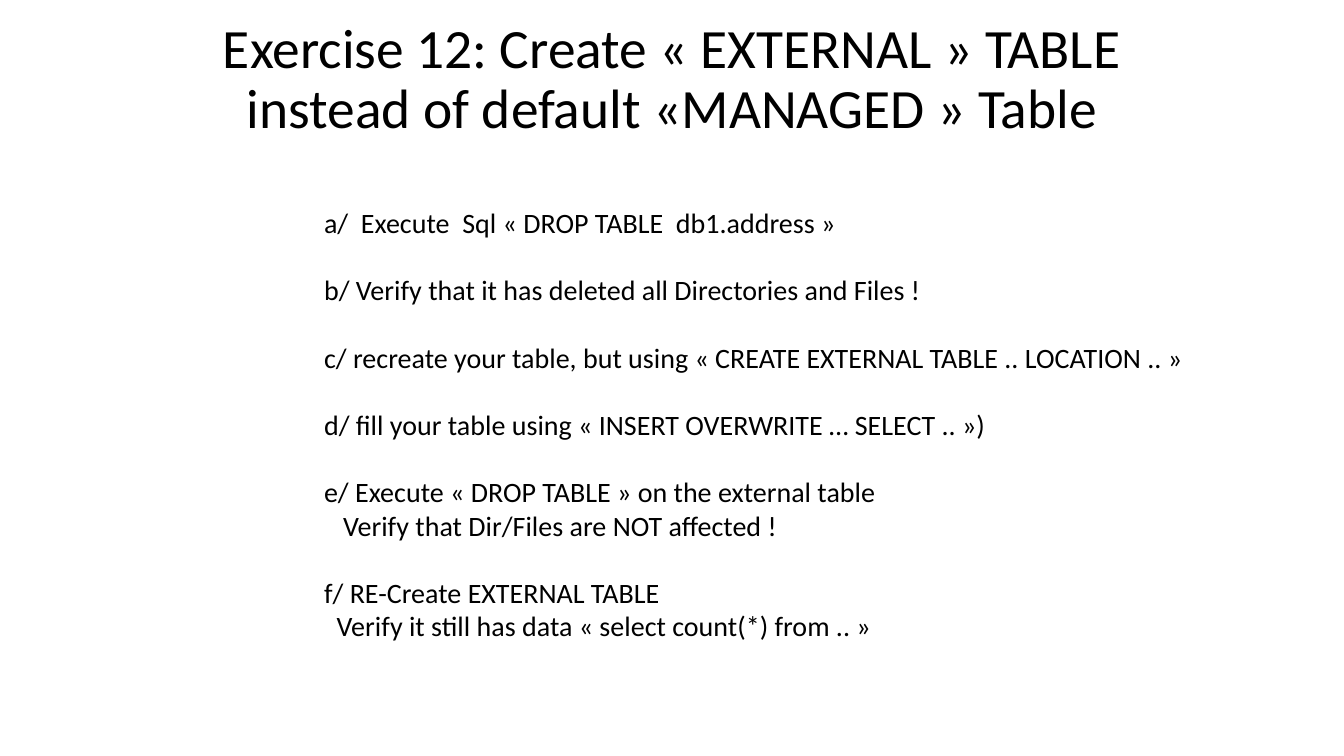
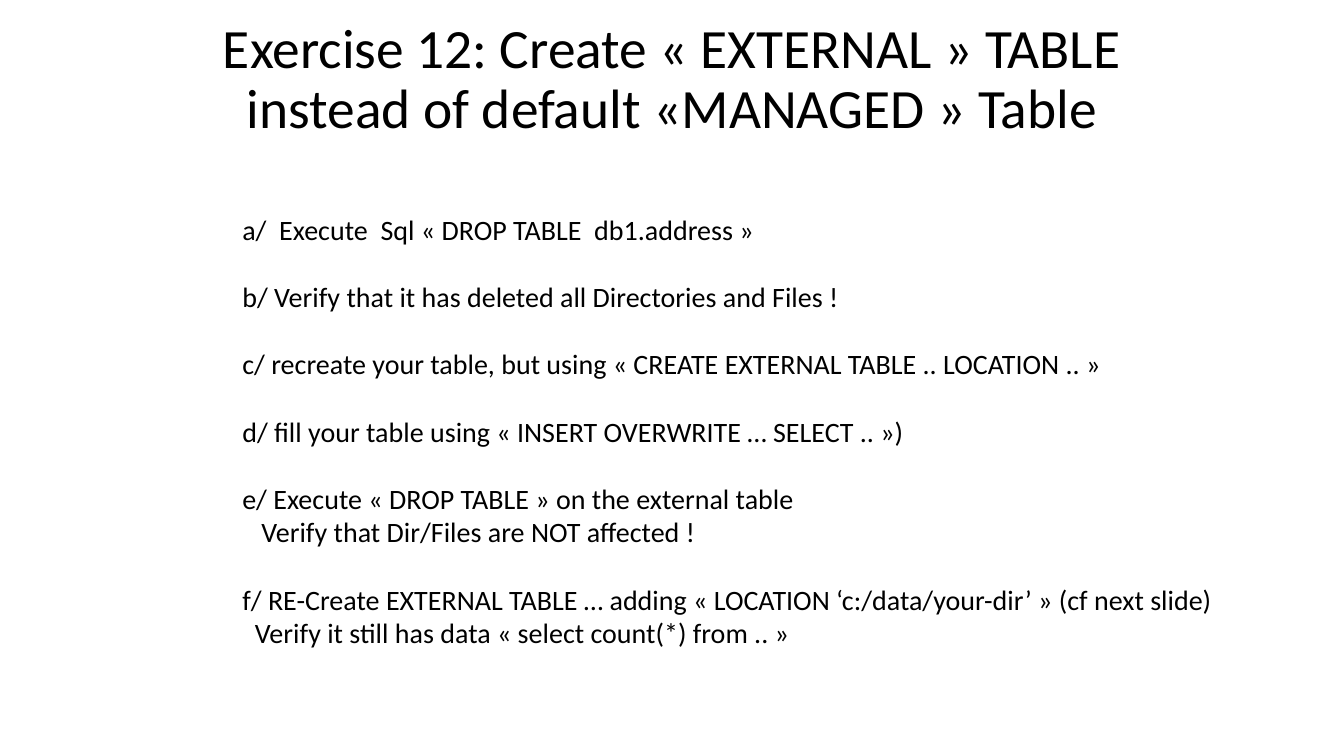
Before and after one commit to Arnaud-Nauwynck/presentations, a slide deck: slide 48 of pres-bigdata/Course-2022-Spark/BigData-Spark-TD3.pptx (slide 44 before the commit). Drawn at 1344x756 pixels with LibreOffice and Linux fonts; fonts in the diff are those of the drawing. Boxes give left, top, right and bottom in pixels: in the first picture for what was removed or moved away, otherwise in the second. Text is boxed around its words. In the diff, an @@ line names an element or a change of style, - is before the commit and + after.

```diff
--- a/pres-bigdata/Course-2022-Spark/BigData-Spark-TD3.pptx
+++ b/pres-bigdata/Course-2022-Spark/BigData-Spark-TD3.pptx
@@ text "a/ Execute Sql « DROP ...": place and size @@
-text "a/ Execute Sql « DROP ..." at (324,213,1141,641)
+text "a/ Execute Sql « DROP ..." at (242,220,1211,648)
@@ text at (242,589,1211,648): text changed @@
-f/ RE-Create EXTERNAL TABLE
-Verify it still has data « select count(*) from .. »
+f/ RE-Create EXTERNAL TABLE … adding « LOCATION ‘c:/data/your-dir’ » (cf next slide)
+Verify it still has data « select count(*) from .. »
```
Also in this commit, not shown: 18 other slides changed, 6 slides added, 15 other files.
